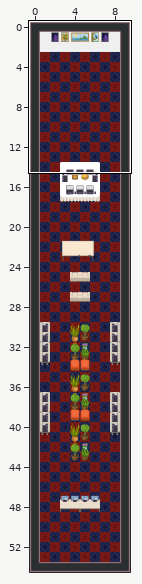
One commit to this Tiled map (JSON): map.tmj. The first picture is a wide view before the edit; the outline marks the close-up.
Close-up. The starting point:
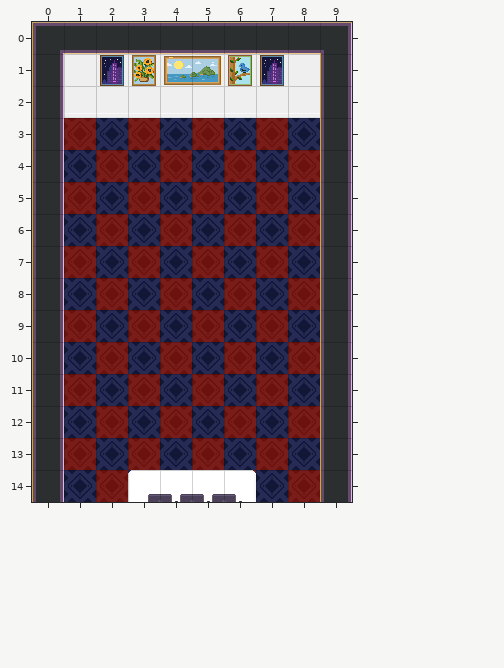
Cells are 32x32 px. Shown: x 0..9, y 0..14.
Now the later version:
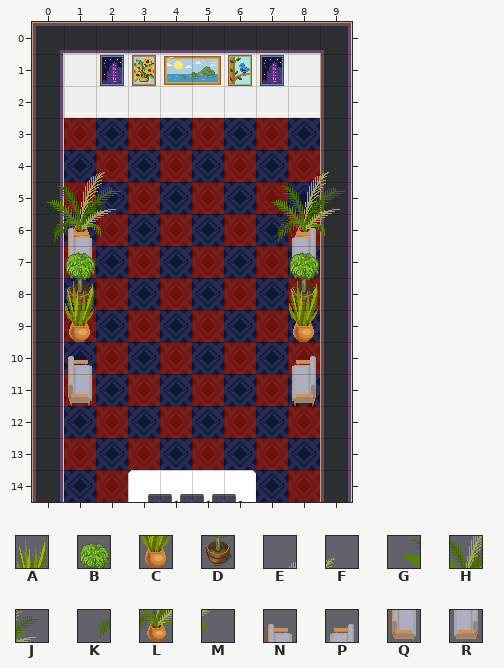
Key: from "Chunk 1": A 34, B 35, C 36, D 37, E 47, F 48, G 49, H 50, J 51, K 52, L 53, M 54, N 60, P 61, Q 62, R 63.
_ is an empty cell.
Tiles of an added or newly shown layer are drawn over the layers below it.
What changed:
Changed rows in their new state; . is an unchanged cell.
Layer "furniture/furniture4" (added):
first column x 0:
 4 .EF.....EF
 5 GHJ....GHJ
 6 KLM....KLM
 8 .D......D.
Layer "furniture/furniture":
first column x 1:
 6 N......P
 7 Q......R
 8 A......A
 9 C......C
10 N......P
11 Q......R
Layer "furniture/furrniture2":
first column x 1:
 7 B......B
Pixel boxes of the changes (left, top, right, bottom) in both close-ups:
added: (47, 172, 121, 406)
added: (271, 172, 345, 406)
